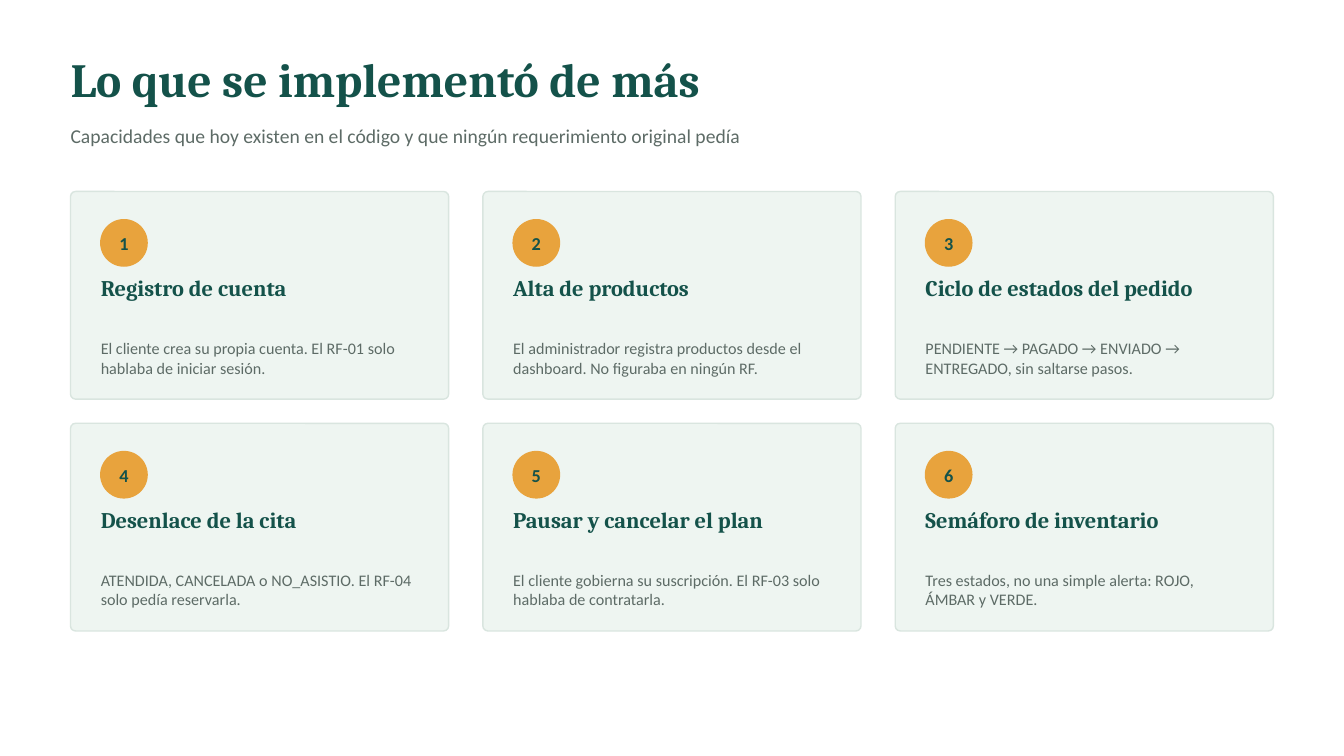
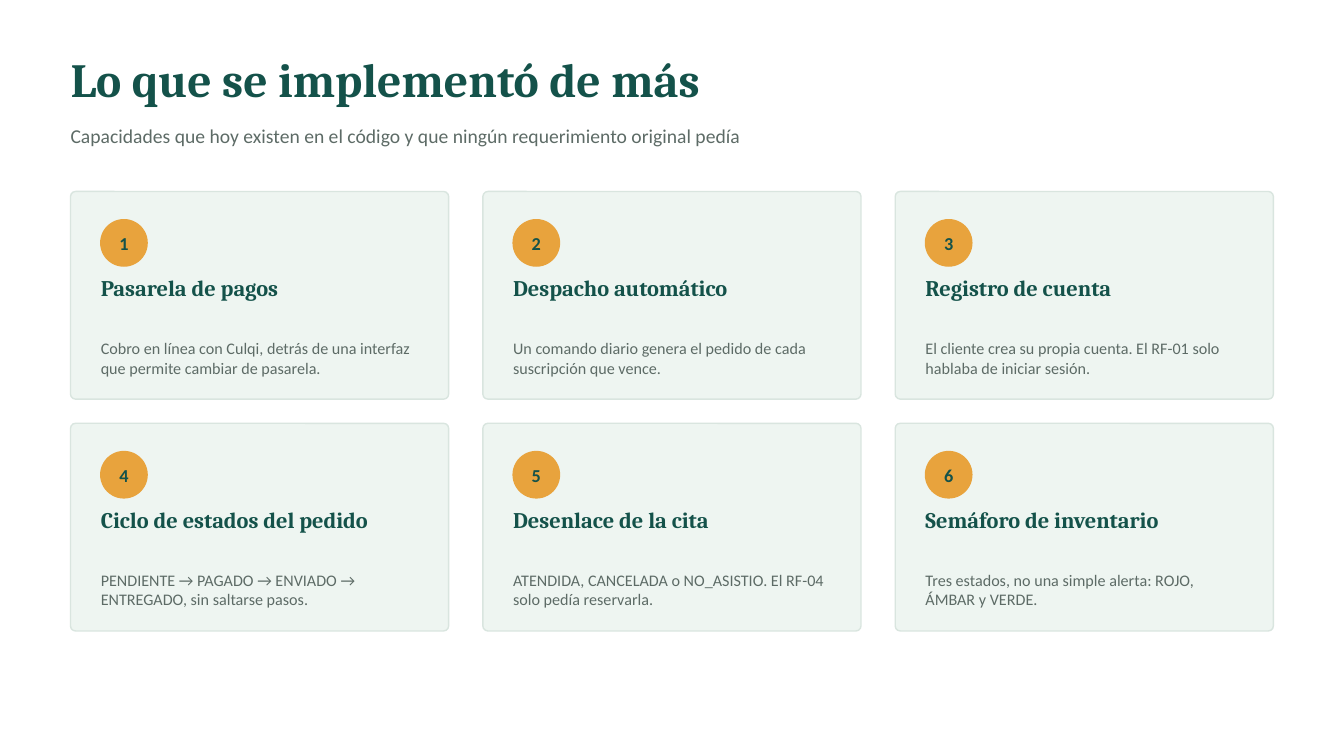
Before and after one commit to BrahamsCode/VetPetSurco, a slide deck: slide 5 of docs/presentacion/Paso1_IdentificarLaNecesidad.pptx. Drawn at 1344x756 pixels with LibreOffice and Linux fonts; fonts in the diff are those of the drawing. Boxes give left, top, right and bottom in pixels: in the first picture for what was removed or moved away, otherwise in the second. Text is boxed around its words. In the diff, an @@ line names an element or a change of style, - is before the commit and + after.

```diff
--- a/docs/presentacion/Paso1_IdentificarLaNecesidad.pptx
+++ b/docs/presentacion/Paso1_IdentificarLaNecesidad.pptx
@@ text at bbox=[101, 280, 278, 301]: text changed @@
-Registro de cuenta
+Pasarela de pagos
@@ text at bbox=[513, 280, 727, 301]: text changed @@
-Alta de productos
+Despacho automático
@@ text at bbox=[925, 280, 1111, 301]: text changed @@
-Ciclo de estados del pedido
+Registro de cuenta
@@ text at bbox=[101, 343, 410, 377]: text changed @@
-El cliente crea su propia cuenta. El RF-01 solo hablaba de iniciar sesión.
+Cobro en línea con Culqi, detrás de una interfaz que permite cambiar de pasarela.
@@ text at bbox=[513, 343, 806, 377]: text changed @@
-El administrador registra productos desde el dashboard. No figuraba en ningún RF.
+Un comando diario genera el pedido de cada suscripción que vence.
@@ text at bbox=[925, 343, 1220, 374]: text changed @@
-PENDIENTE → PAGADO → ENVIADO → ENTREGADO, sin saltarse pasos.
+El cliente crea su propia cuenta. El RF-01 solo hablaba de iniciar sesión.
@@ text at bbox=[101, 512, 367, 533]: text changed @@
-Desenlace de la cita
+Ciclo de estados del pedido
@@ text at bbox=[513, 512, 709, 528]: text changed @@
-Pausar y cancelar el plan
+Desenlace de la cita
@@ text at bbox=[101, 575, 336, 608]: text changed @@
-ATENDIDA, CANCELADA o NO_ASISTIO. El RF-04 solo pedía reservarla.
+PENDIENTE → PAGADO → ENVIADO → ENTREGADO, sin saltarse pasos.
@@ text at bbox=[513, 575, 823, 608]: text changed @@
-El cliente gobierna su suscripción. El RF-03 solo hablaba de contratarla.
+ATENDIDA, CANCELADA o NO_ASISTIO. El RF-04 solo pedía reservarla.
```
Also in this commit, not shown: 6 other slides changed.
